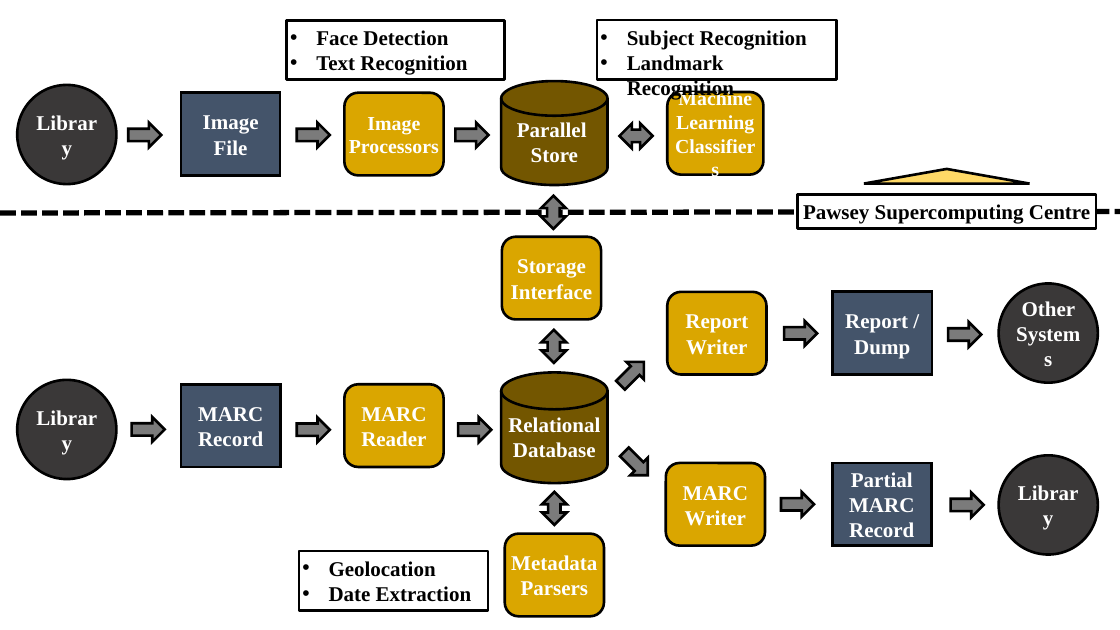
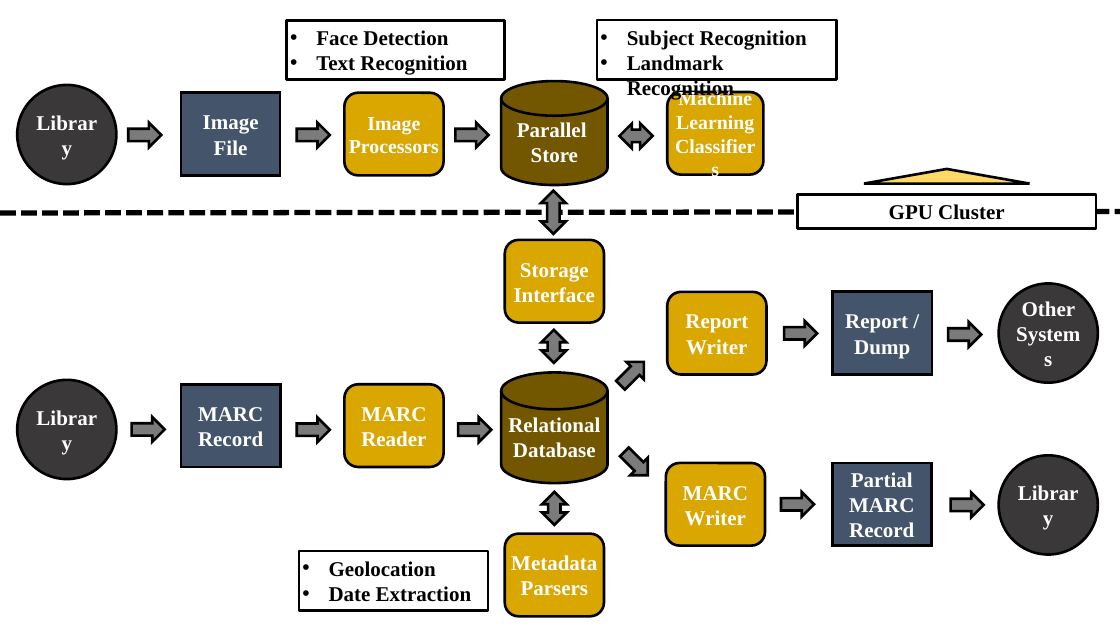
Before and after one commit to markshelton/photo-metadata, a slide deck: slide 1 of project/poster/figures.pptx. Drawn at 1120x630 pixels with LibreOffice and Linux fonts; fonts in the diff are those of the drawing. Boxes give left, top, right and bottom in pixels: in the first picture for what was removed or moved away, otherwise in the second. Text is boxed around its words. In the diff, an @@ line names an element or a change of style, - is before the commit and + after.

```diff
--- a/project/poster/figures.pptx
+++ b/project/poster/figures.pptx
@@ left right arrow: place and size @@
-left right arrow at (541,196,566,229)
+left right arrow at (541,191,566,234)
@@ text in rectangle at (889,204,1004,220): text changed @@
-Pawsey Supercomputing Centre
+GPU Cluster
@@ rounded rectangle "Storage Interface": place and size @@
-rounded rectangle "Storage Interface" at (502,237,602,319)
+rounded rectangle "Storage Interface" at (505,240,604,323)
```
Also in this commit, not shown: 2 other files.
